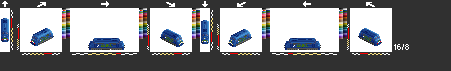
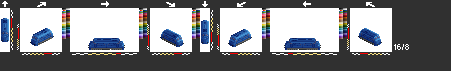
Revision of a layered w=451, h=71 image; what changed, layer by layer:
hid "light" over [2, 36, 381, 45]
hid "ibab1" over [3, 34, 380, 47]
